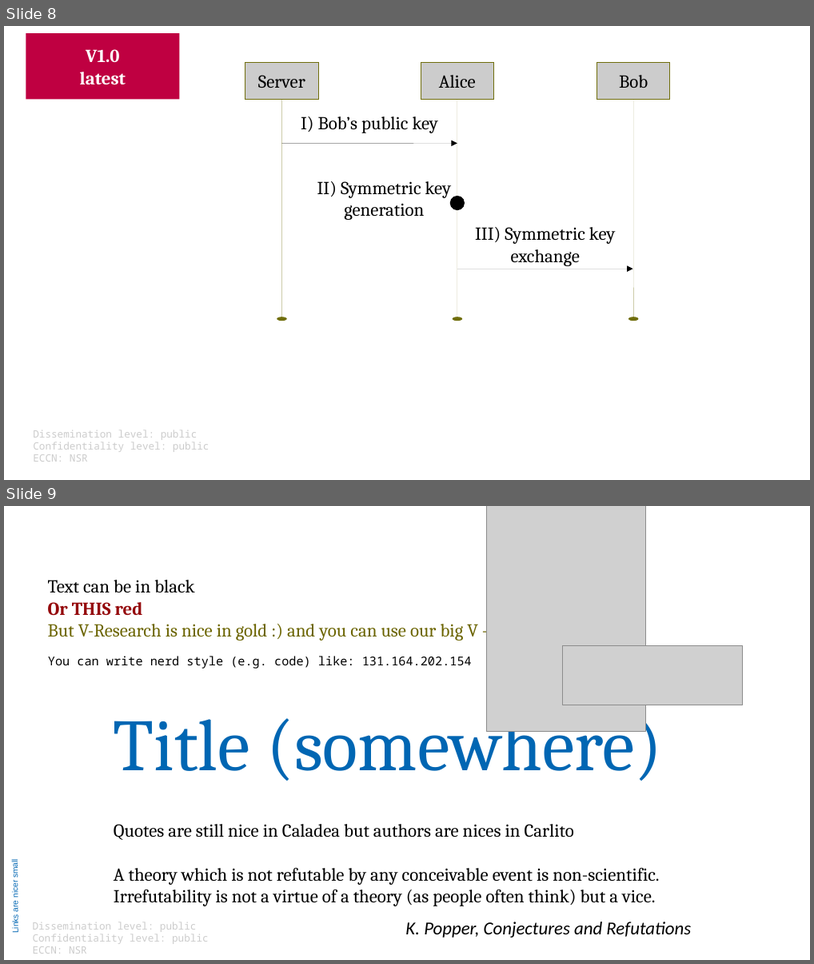
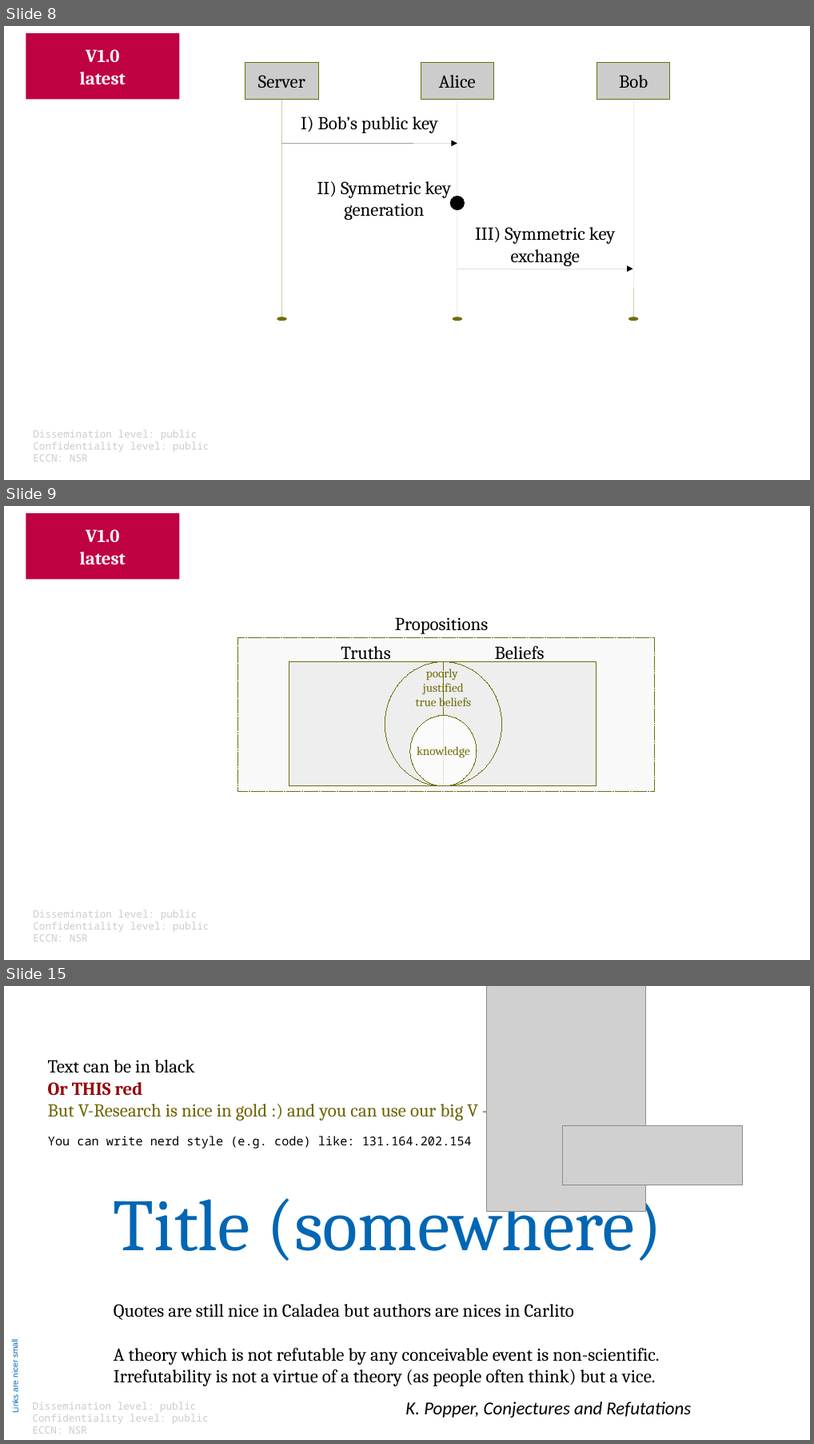
Before and after one commit to v-research/cybersecurity, a slide deck: images/v-research_images_v1.0.odp. Shown one above the other, each under a label of ours: slides 8 and 9 before the commit, slides 8, 9 and 15 after it; the slides between them are not shown. The pictures are 814x964 and 814x1444 pixels, drawn with LibreOffice and Linux fonts; fonts in the diff are those of the drawing; grey boxes stand for pictures. Boxes give left, top, right and bottom in pixels: in the first picture for what was removed or moved away, otherwise in the second. Text is boxed around its words. In the diff, an @@ line names an element or a change of style, - is before the commit and + after.

```diff
--- a/images/v-research_images_v1.0.odp
+++ b/images/v-research_images_v1.0.odp
@@ slide 9 added at [4,506,810,960], background #FFFFFF @@
@@ rectangle added at [26,513,180,579], fill #BF0041, 18 pt, text #FFFFFF, bold @@
+V1.0
+latest
@@ text added at [395,617,488,634], 18 pt, text #000000 @@
+Propositions
@@ rectangle added at [238,638,655,792], fill #F9F9F9, outline #706E0C 0 pt @@
@@ text added at [341,646,390,662], 18 pt, text #000000 @@
+Truths
@@ text added at [495,645,545,662], 18 pt, text #000000 @@
+Beliefs
@@ rectangle added at [290,662,443,786], fill #EEEEEE, outline #706E0C 0 pt @@
@@ ellipse added at [386,662,502,786], fill #EEEEEE, outline #706E0C 0 pt @@
@@ text added at [416,666,471,710], 12 pt, text #706E0C @@
+poorly
+justified
+true beliefs
@@ rectangle added at [443,662,597,786], fill #EEEEEE, outline #706E0C 0 pt @@
@@ line added from (444, 662) to (444, 786), #706E0C 0 pt @@
@@ ellipse added at [410,716,477,786], fill #FFFFFF at 80% opacity, outline #706E0C 0 pt, 12 pt, text #706E0C @@
+knowledge
@@ text added at [33,910,210,941], 10 pt, text #CCCCCC @@
+Dissemination level: public
+Confidentiality level: public
+ECCN: NSR
@@ what was slide 9 is now slide 15 @@
```
Also in this commit, not shown: 1 slide changed, 5 other slides added, 7 other files.
